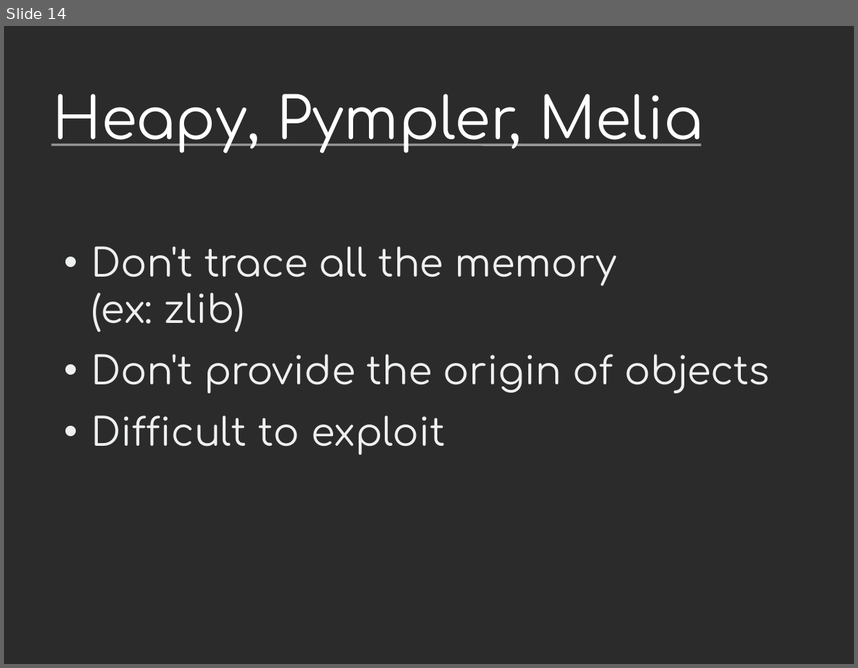
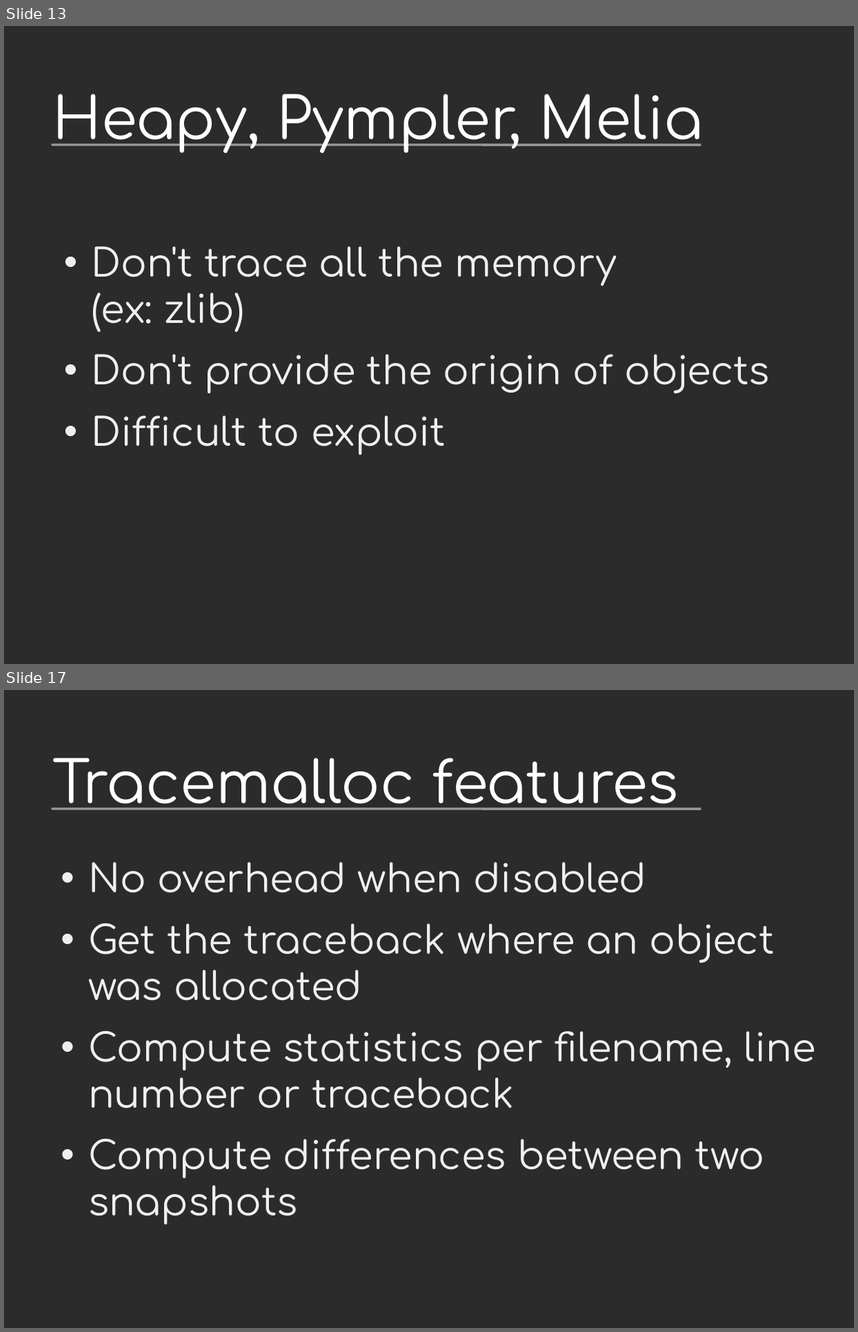
Before and after one commit to vstinner/talks, a slide deck: 2014-Pycon-Montreal/tracemalloc.odp. Shown one above the other, each under a label of ours: slide 14 before the commit, slides 13 and 17 after it; the slides between them are not shown. The pictures are 858x668 and 858x1332 pixels, drawn with LibreOffice and Linux fonts; fonts in the diff are those of the drawing; background and template pictures are left out; a plain dark background stands for a picture behind light text. Boxes give left, top, right and bottom in pixels: in the first picture for what was removed or moved away, otherwise in the second. Text is boxed around its words. In the diff, an @@ line names an element or a change of style, - is before the commit and + after.

Commit message:
tracemalloc

```diff
--- a/2014-Pycon-Montreal/tracemalloc.odp
+++ b/2014-Pycon-Montreal/tracemalloc.odp
@@ slide 17 added at <box>4,690,854,1328</box>, background picture (left out); not listed: 1 template element that a slide beside it also shows @@
@@ title added at <box>53,758,679,810</box>, 54 pt, text #FFFFFF @@
+Tracemalloc features
@@ text added at <box>88,862,816,1224</box>, 36 pt, text #EEEFF0 @@
+• No overhead when disabled
+• Get the traceback where an object was allocated
+• Compute statistics per filename, line number or traceback
+• Compute differences between two snapshots
@@ what was slide 14 is now slide 13 @@
```
Also in this commit, not shown: 7 slides changed, 2 other slides added, 7 slides removed.
